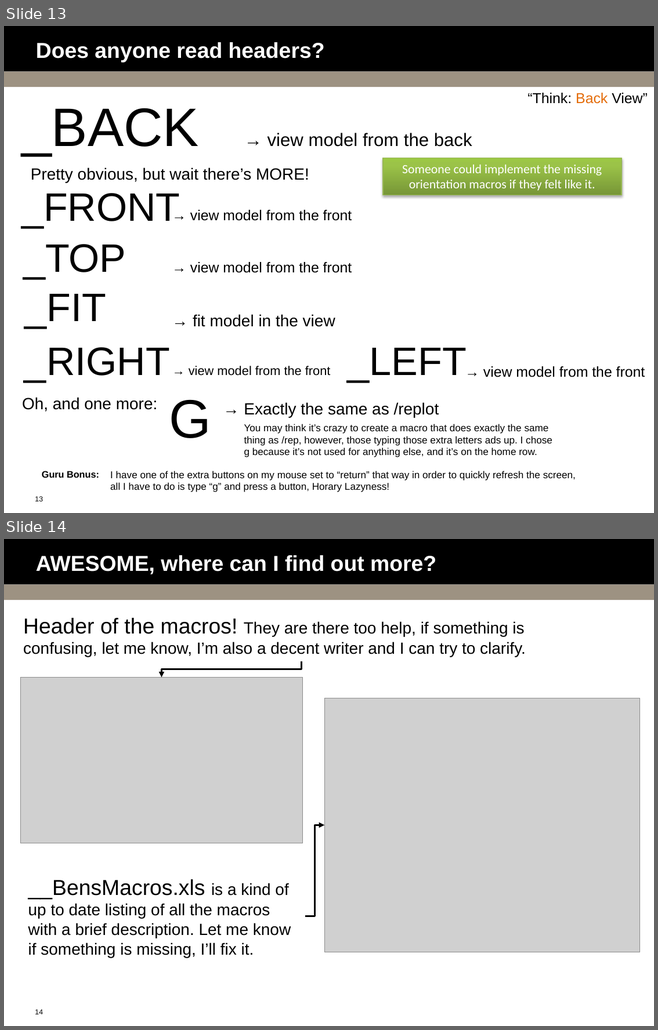
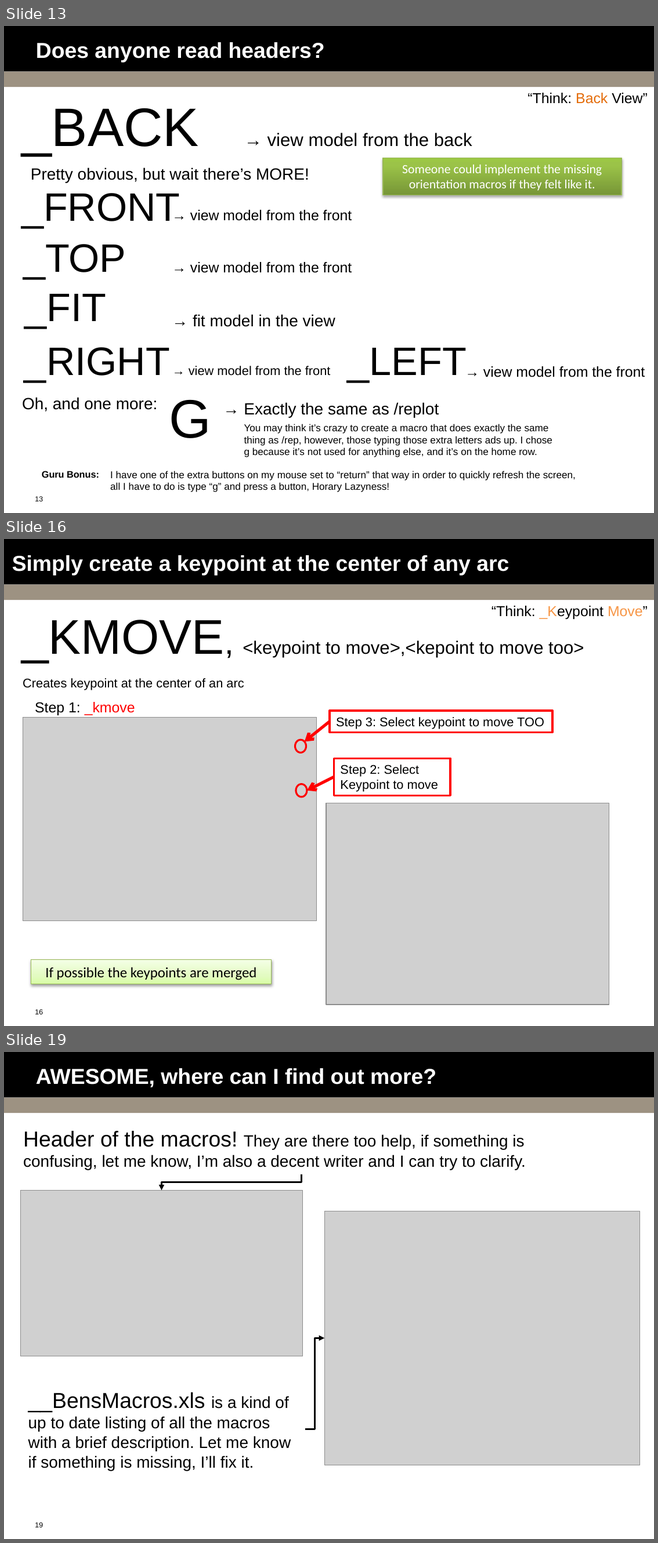
Before and after one commit to bguest/ansys-macros, a slide deck: Macro-Mania.pptx. Shown one above the other, each under a label of ours: slides 13 and 14 before the commit, slides 13, 16 and 19 after it; the slides between them are not shown. The pictures are 658x1030 and 658x1543 pixels, drawn with LibreOffice and Linux fonts; fonts in the diff are those of the drawing; grey boxes stand for pictures; background and template pictures are left out. Boxes give left, top, right and bottom in pixels: in the first picture for what was removed or moved away, otherwise in the second. Text is boxed around its words. In the diff, an @@ line names an element or a change of style, - is before the commit and + after.

Commit message:
Added to macro-mania, fixed typo in _langle, removed parsave in _KMOVE

```diff
--- a/Macro-Mania.pptx
+++ b/Macro-Mania.pptx
@@ slide 16 added at [4, 539, 654, 1026], background #FFFFFF; not listed: 3 template elements that a slide beside it also shows @@
@@ title added at [12, 555, 509, 576], 24 pt, text #FFFFFF, bold @@
+Simply create a keypoint at the center of any arc
@@ text added at [491, 606, 647, 619], 16 pt, text #000000 @@
+“Think: _Keypoint Move”
@@ text added at [21, 620, 583, 663], 20 pt, text #000000 @@
+_KMOVE, <keypoint to move>,<kepoint to move too>
@@ text added at [23, 678, 244, 690], 14 pt, text #000000 @@
+Creates keypoint at the center of an arc
@@ text added at [35, 702, 135, 715], 16 pt, text #000000 @@
+Step 1: _kmove
@@ rectangle added at [329, 711, 552, 733], outline #FF0000 2.25 pt, 14 pt, text #000000 @@
+Step 3: Select keypoint to move TOO
@@ picture added at [23, 717, 317, 921] @@
@@ arrow added from (329, 722) to (304, 741), #FF0000 3.25 pt @@
@@ ellipse added at [295, 740, 306, 752], outline #FF0000 2 pt @@
@@ rectangle added at [334, 759, 450, 795], outline #FF0000 2.25 pt, 14 pt, text #000000 @@
+Step 2: Select Keypoint to move
@@ arrow added from (334, 777) to (307, 790), #FF0000 3.25 pt @@
@@ ellipse added at [296, 784, 307, 797], outline #FF0000 2 pt @@
@@ picture added at [325, 803, 608, 1005] @@
@@ rectangle added at [31, 960, 271, 984], fill gradient #DAFDA7 to #E4FCC2 to #F5FFE7, outline #98B955 0.75 pt, 16 pt, text #000000 @@
+If possible the keypoints are merged
@@ what was slide 14 is now slide 19 @@
@@ page number at [35, 1522, 43, 1528]: text changed @@
-14
+19
```
Also in this commit, not shown: 4 other slides added, 2 other files.
